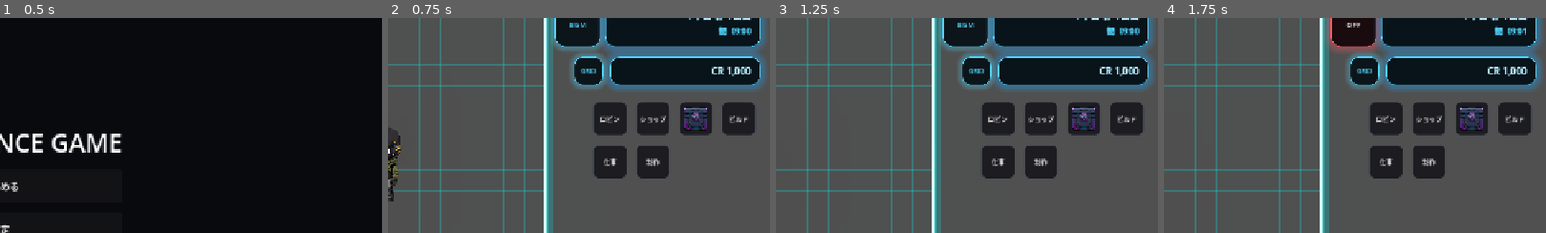
Above: before the commit, frames 1-4 (left to right).
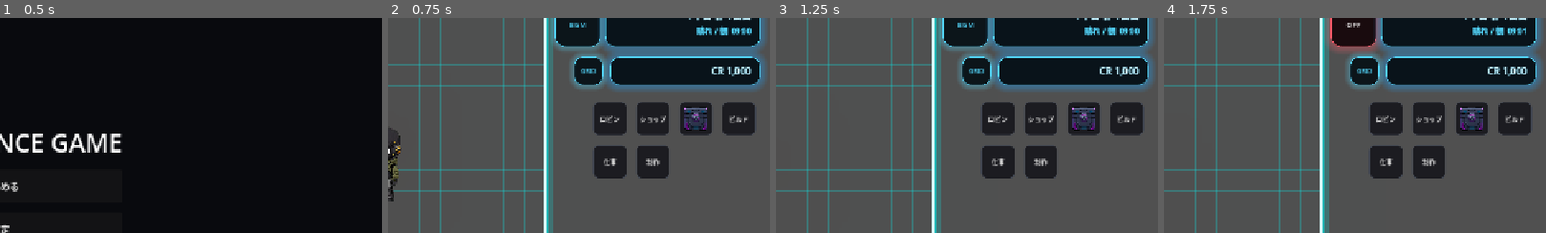
Above: after the commit, the same moments.

Repository: grimoire1089-coder/optimistic
Game: Godot game, scene res://Scenes/Boot/TitleScene.tscn
Same seed, same stepped clock (60 frames per second), same inputs: the game is played once before the commit and once after it. Sound files missing from this copy of the repository are replaced by a short silence.
Inputs:
- Up to frame 1 (0.5 s): no input
- Up to frame 2 (0.75 s): click "はじめる" at 0.5 s
- Up to frame 3 (1.25 s): no input
- Up to frame 4 (1.75 s): click "BGM" at 1.25 s
The pictures show only the part of the screen within x 50-100%, y 6-56%; the shares and areas given below are measured in that part.

Frame 1 is identical in both runs. In frame 2, 0.3% of the frame differs, in the area x 80-96%, y 3-9%; in frame 3, 0.3%; in frame 4, 0.3%.

Commit message:
Show weather in clock display

Diff:
--- a/Scripts/UI/HUD/ClockDisplay.gd
+++ b/Scripts/UI/HUD/ClockDisplay.gd
@@ -1,6 +1,7 @@
 extends Control
 
 @export var clock_path: NodePath
+@export var weather_path: NodePath
 @export var panel_bg_color: Color = Color(0.01, 0.025, 0.04, 0.88)
 @export var panel_border_color: Color = Color(0.33, 0.85, 1.0, 0.95)
 @export var panel_glow_color: Color = Color(0.12, 0.65, 1.0, 0.38)
@@ -15,16 +16,21 @@
 @onready var phase_label: Label = %PhaseLabel
 
 var _clock: GameClockSystem
+var _weather: GameWeatherSystem
 
 
 func _ready() -> void:
 	_apply_neon_style()
 	_setup_bgm_mute_button()
 	_clock = _find_clock()
+	_weather = _find_weather()
+
+	if _weather != null:
+		_connect_weather_signals()
 
 	if _clock == null:
 		time_label.text = "--:--"
-		phase_label.text = "時刻なし"
+		phase_label.text = "%s / 時刻なし" % _get_weather_display_text()
 		push_warning("ClockDisplay: GameClockSystem が見つかりません。")
 		return
 
@@ -137,15 +143,52 @@
 	return null
 
 
+func _find_weather() -> GameWeatherSystem:
+	if weather_path != NodePath():
+		var node := get_node_or_null(weather_path)
+		if node is GameWeatherSystem:
+			return node
+
+	var autoload_weather := get_node_or_null("/root/WeatherSystem")
+	if autoload_weather is GameWeatherSystem:
+		return autoload_weather
+
+	var group_nodes := get_tree().get_nodes_in_group("weather_system")
+	if group_nodes.size() > 0 and group_nodes[0] is GameWeatherSystem:
+		return group_nodes[0]
+
+	return null
+
+
+func _connect_weather_signals() -> void:
+	if _weather == null:
+		return
+	if not _weather.weather_changed.is_connected(_on_weather_changed):
+		_weather.weather_changed.connect(_on_weather_changed)
+	if not _weather.daily_weather_updated.is_connected(_on_daily_weather_updated):
+		_weather.daily_weather_updated.connect(_on_daily_weather_updated)
+
+
 func _refresh() -> void:
 	if _clock == null:
 		return
 
 	time_label.text = _clock.get_day_text()
-	phase_label.text = "%s  %s" % [
+	phase_label.text = "%s / %s  %s" % [
+		_get_weather_display_text(),
 		_clock.get_phase_display_name(),
 		_clock.get_time_text(),
 	]
+
+
+func _get_weather_display_text() -> String:
+	if _weather == null:
+		_weather = _find_weather()
+		if _weather != null:
+			_connect_weather_signals()
+	if _weather == null:
+		return "天候なし"
+	return _weather.get_weather_display_name()
 
 
 func _refresh_bgm_mute_button() -> void:
@@ -180,3 +223,11 @@
 
 func _on_season_changed(_season_id: String, _season_day: int, _season_year: int) -> void:
 	_refresh()
+
+
+func _on_weather_changed(_weather_id: StringName, _display_name: String) -> void:
+	_refresh()
+
+
+func _on_daily_weather_updated(_day: int, _weather_id: StringName, _display_name: String) -> void:
+	_refresh()
